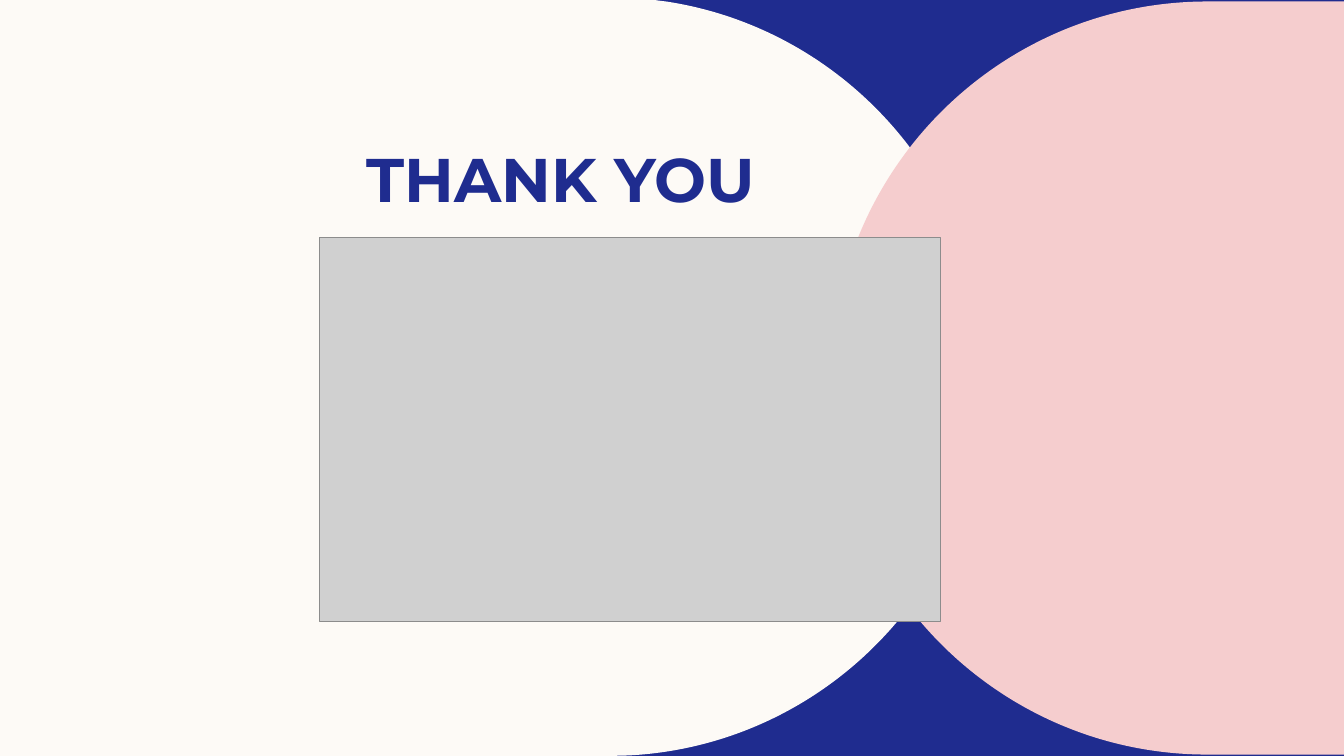
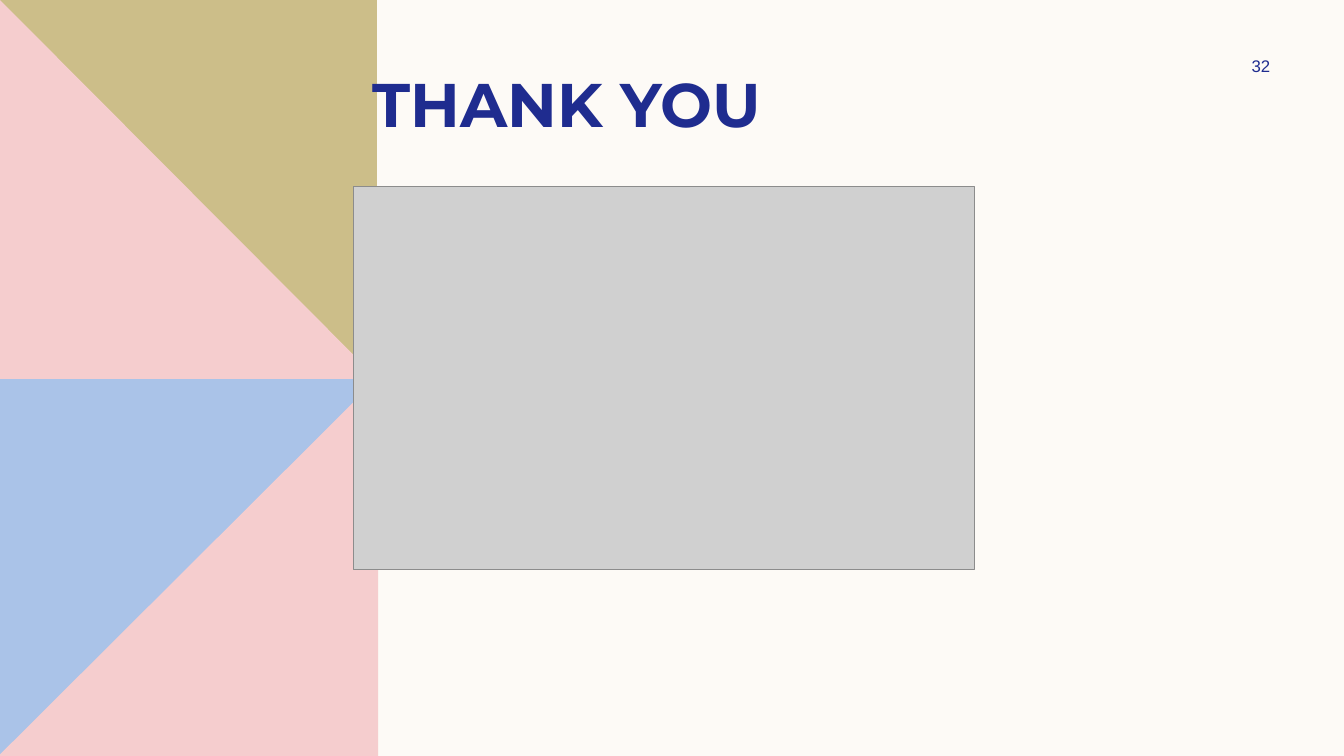
Before and after one commit to doeabla/Income_prediction-_app, a slide deck: slide 32 of capstone_final.pptx (slide 27 before the commit). Drawn at 1344x756 pixels with LibreOffice and Linux fonts; fonts in the diff are those of the drawing; grey boxes stand for pictures; background and template pictures are left out. Boxes give left, top, right and bottom in pixels: in the first picture for what was removed or moved away, otherwise in the second. Text is boxed around its words. In the diff, an @@ line names an element or a change of style, - is before the commit and + after.

```diff
--- a/capstone_final.pptx
+++ b/capstone_final.pptx
@@ background #1F2C8F to #FDFAF6 @@
@@ freeform shape removed at (0, 0, 987, 756) @@
@@ freeform shape added at (0, 0, 377, 379), fill #CCBE89 @@
@@ freeform shape added at (0, 0, 377, 379), fill #F5CDCE @@
@@ freeform shape removed at (831, 1, 1344, 754) @@
@@ title "THANK YOU": place and size @@
-title "THANK YOU" at (367, 158, 754, 203)
+title "THANK YOU" at (373, 67, 760, 142)
@@ title "THANK YOU" at (373, 67, 760, 142): line spacing 48.8pt to 1; vertical alignment middle to top @@
@@ page number added at (1252, 60, 1271, 72), 12 pt, text #1F2C8F @@
+32
@@ picture: place and size @@
-picture at (320, 237, 941, 621)
+picture at (353, 187, 974, 571)
@@ freeform shape added at (0, 378, 378, 756), fill #AAC3E8 @@
@@ freeform shape added at (0, 378, 378, 756), fill #F5CDCE @@
```
Also in this commit, not shown: 6 other slides changed, 5 slides added, 1 other file.
